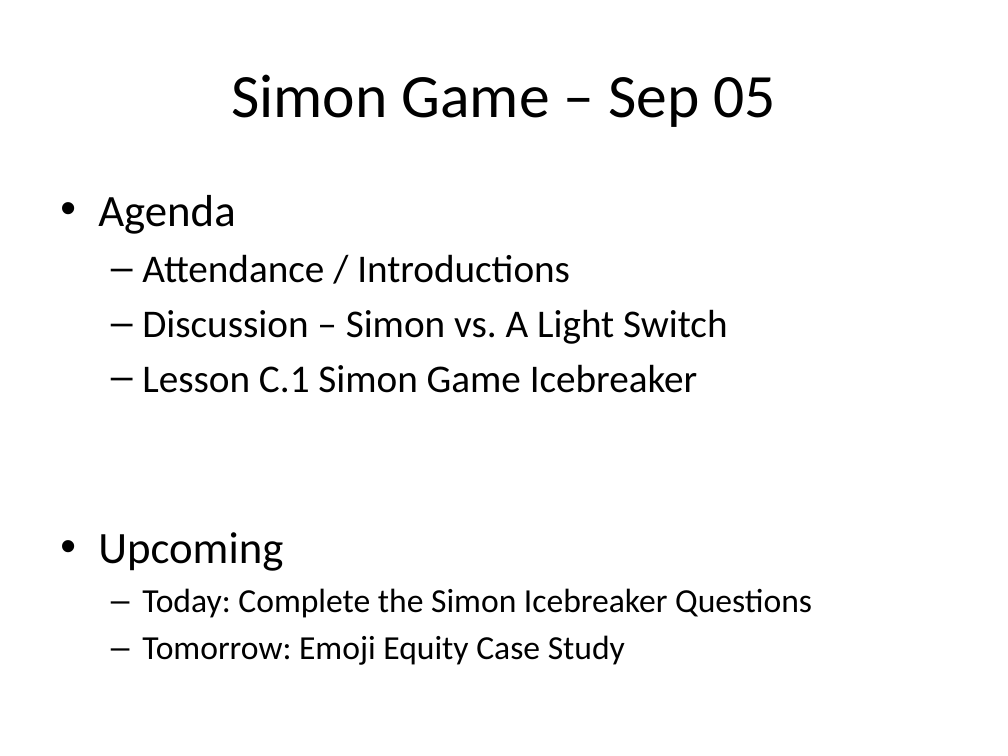
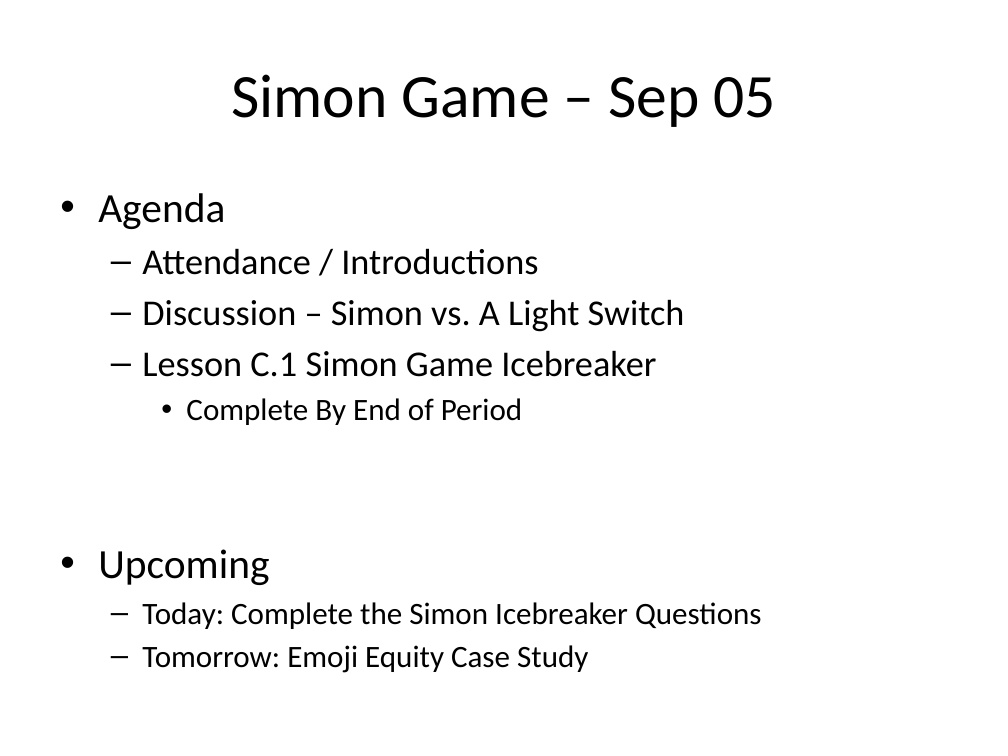
Before and after one commit to Greg5519/ICS2O0, a slide deck: slide 2 of Daily Agendas/Day1.4_SimonGame2.pptx. Drawn at 1008x756 pixels with LibreOffice and Linux fonts; fonts in the diff are those of the drawing. Boxes give left, top, right and bottom in pixels: in the first picture for what was removed or moved away, otherwise in the second. Text is boxed around its words. In the diff, an @@ line names an element or a change of style, - is before the commit and + after.

```diff
--- a/Daily Agendas/Day1.4_SimonGame2.pptx
+++ b/Daily Agendas/Day1.4_SimonGame2.pptx
@@ text at <box>98,193,762,673</box>: size 32 to 29.6 pt in "Agenda", "Upcoming"; size 28 to 25.9 pt in "Attendance / Introductions", "Discussion – Simon vs. A Light Switch", "Lesson C.1 Simon Game Icebreaker"; size 24 to 22.2 pt in "Today: Complete the Simon Icebreaker Questions", "Tomorrow: Emoji Equity Case Study" @@
@@ text at <box>186,398,523,425</box>: paragraph added @@
+    • Complete By End of Period
```
Also in this commit, not shown: 1 other file.
